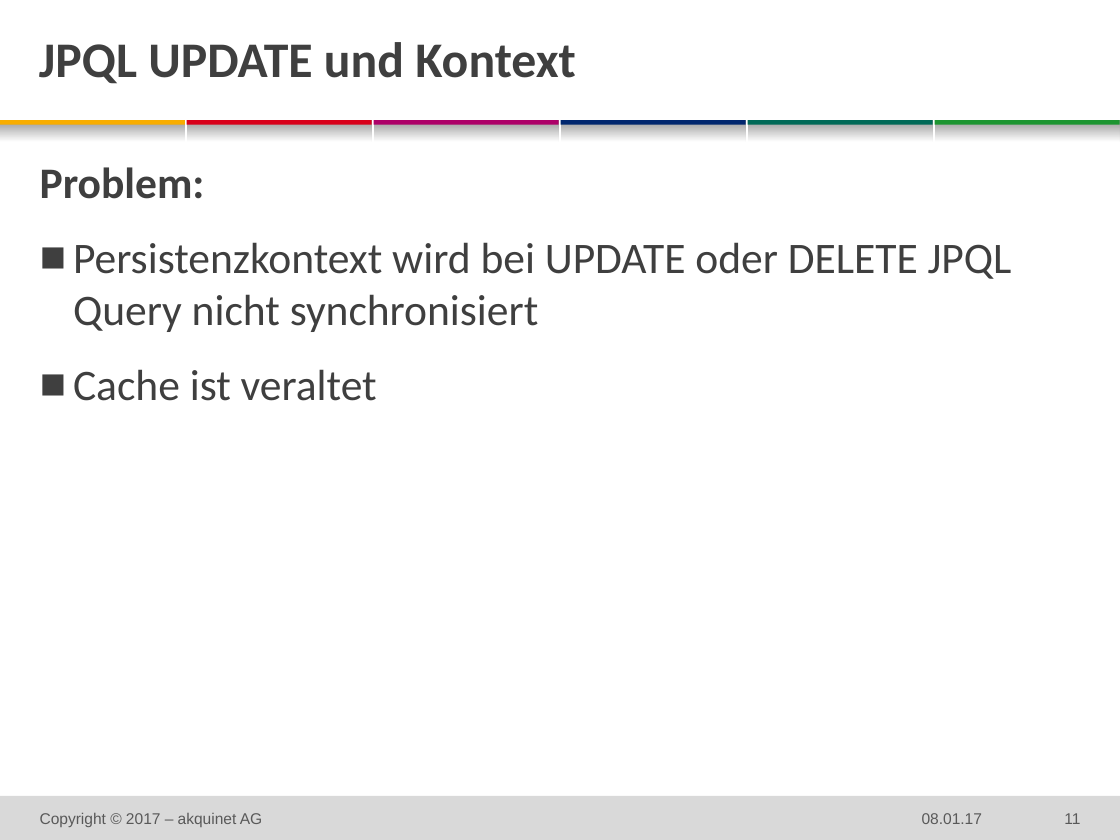
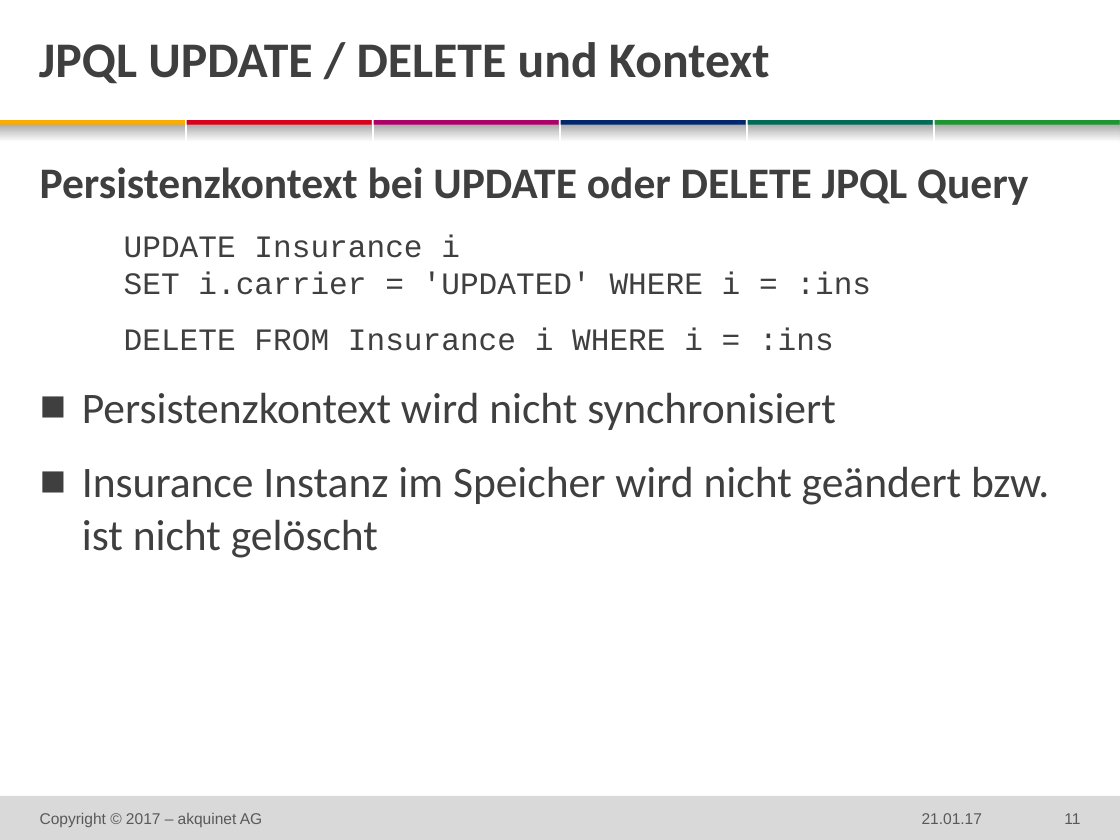
Before and after one commit to techatspree/jpapitfalls, a slide deck: slide 11 of 2016-xx-xx DF JPA Pitfalls.pptx. Drawn at 1120x840 pixels with LibreOffice and Linux fonts; fonts in the diff are those of the drawing; background and template pictures are left out. Boxes give left, top, right and bottom in pixels: in the first picture for what was removed or moved away, otherwise in the second. Text is boxed around its words. In the diff, an @@ line names an element or a change of style, - is before the commit and + after.

```diff
--- a/2016-xx-xx DF JPA Pitfalls.pptx
+++ b/2016-xx-xx DF JPA Pitfalls.pptx
@@ title at bbox=[39, 42, 770, 84]: text changed @@
-JPQL UPDATE und Kontext
+JPQL UPDATE / DELETE und Kontext
@@ text at bbox=[40, 167, 1049, 558]: text changed @@
-Problem:
-  ■ Persistenzkontext wird bei UPDATE oder DELETE JPQL Query nicht synchronisiert
-  ■ Cache ist veraltet
+Persistenzkontext bei UPDATE oder DELETE JPQL Query
+    UPDATE Insurance i
+    SET i.carrier = 'UPDATED' WHERE i = :ins
+    DELETE FROM Insurance i WHERE i = :ins
+  ■ Persistenzkontext wird nicht synchronisiert
+  ■ Insurance Instanz im Speicher wird nicht geändert bzw. ist nicht gelöscht
@@ text at bbox=[922, 813, 982, 824]: text changed @@
-08.01.17
+21.01.17
```
Also in this commit, not shown: 16 other slides changed, 1 other file.
